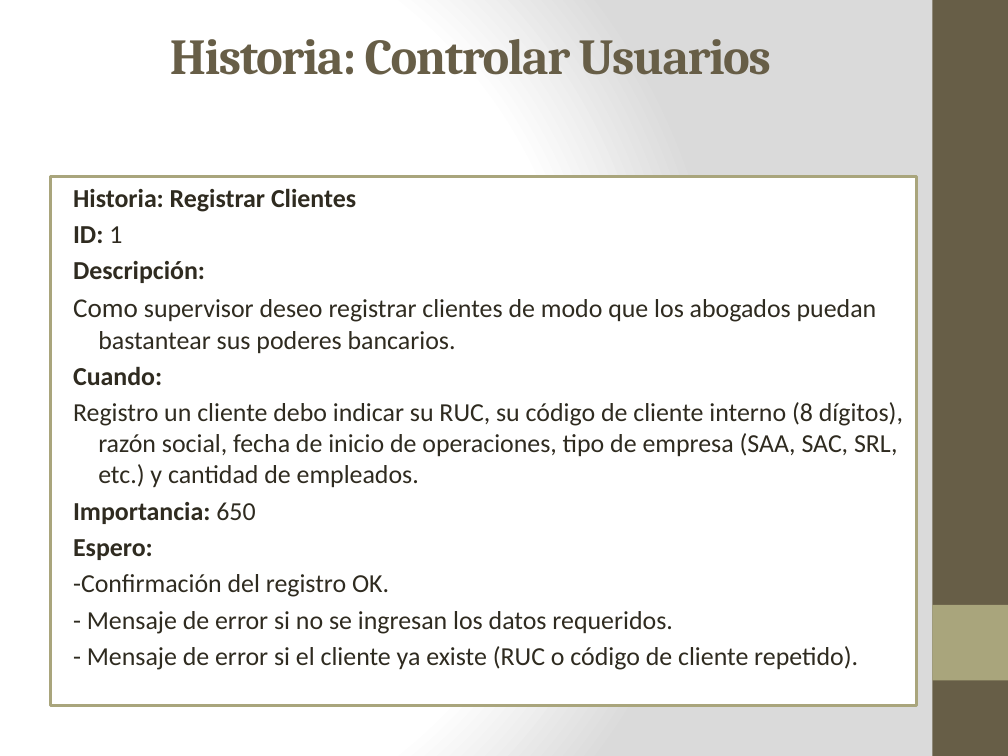
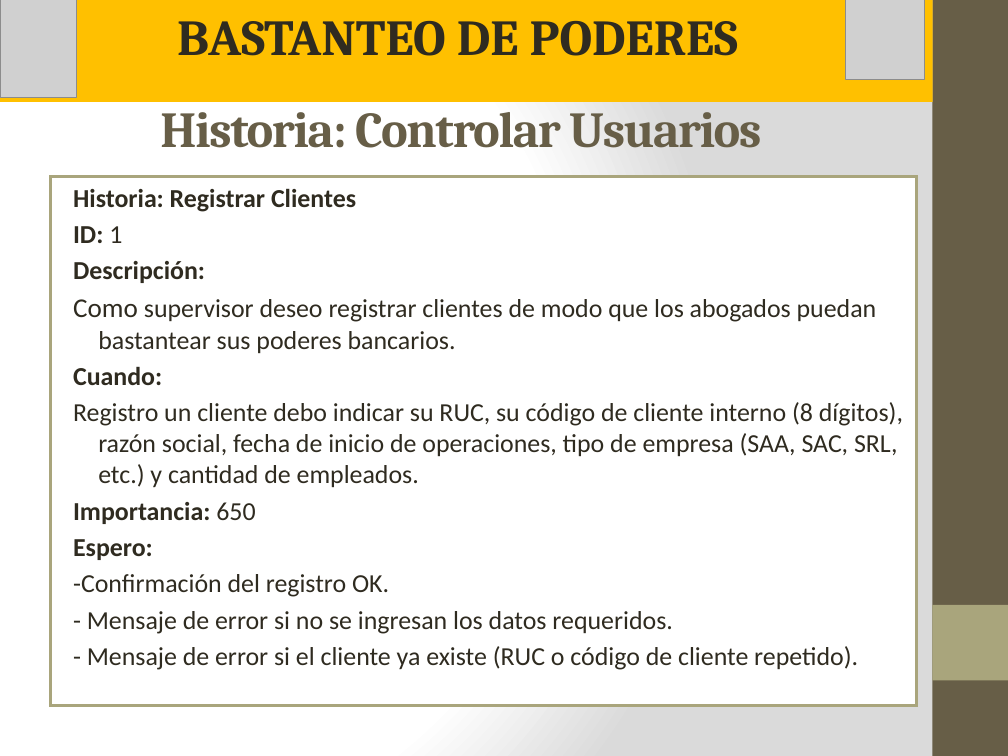
Before and after one commit to vannygabrielli/FinalProjectPeruBank, a slide deck: slide 4 of Documentacion/Presentacion ppt.pptx (slide 3 before the commit). Drawn at 1008x756 pixels with LibreOffice and Linux fonts; fonts in the diff are those of the drawing; grey boxes stand for pictures. Boxes give left, top, right and bottom in pixels: in the first picture for what was removed or moved away, otherwise in the second. Text is boxed around its words. In the diff, an @@ line names an element or a change of style, - is before the commit and + after.

```diff
--- a/Documentacion/Presentacion ppt.pptx
+++ b/Documentacion/Presentacion ppt.pptx
@@ rectangle added at (0,0,932,102), fill #FFC000, 36 pt, text #2F2B20, bold @@
+BASTANTEO DE PODERES
@@ picture added at (0,0,77,98) @@
@@ picture added at (846,0,925,80) @@
@@ title "Historia: Controlar Usuarios" rewrapped from (170,39,771,75) to (160,101,761,148) @@
```
Also in this commit, not shown: 4 other slides changed, 7 slides added, 3 slides removed, 5 other files.
